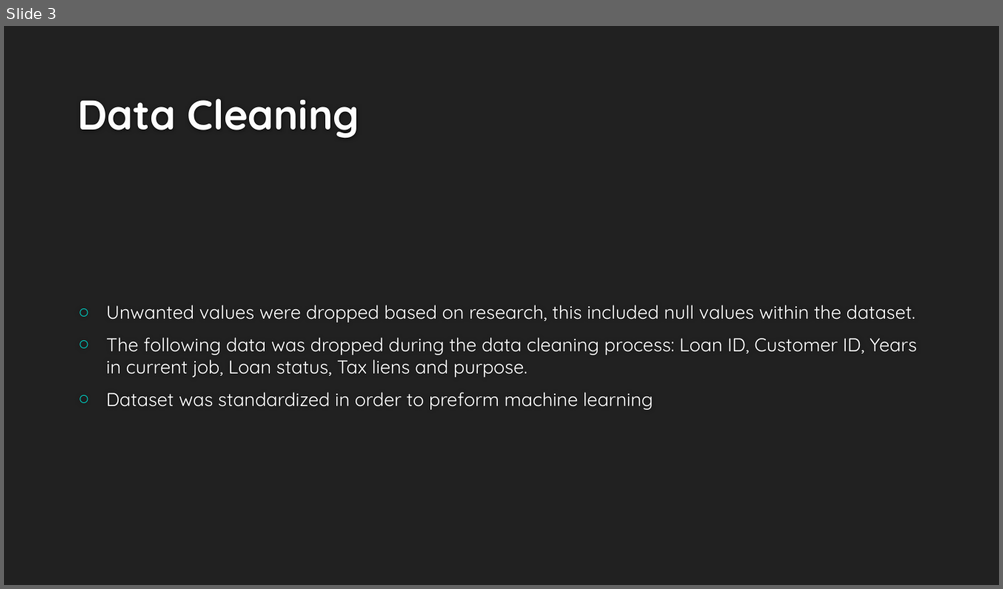
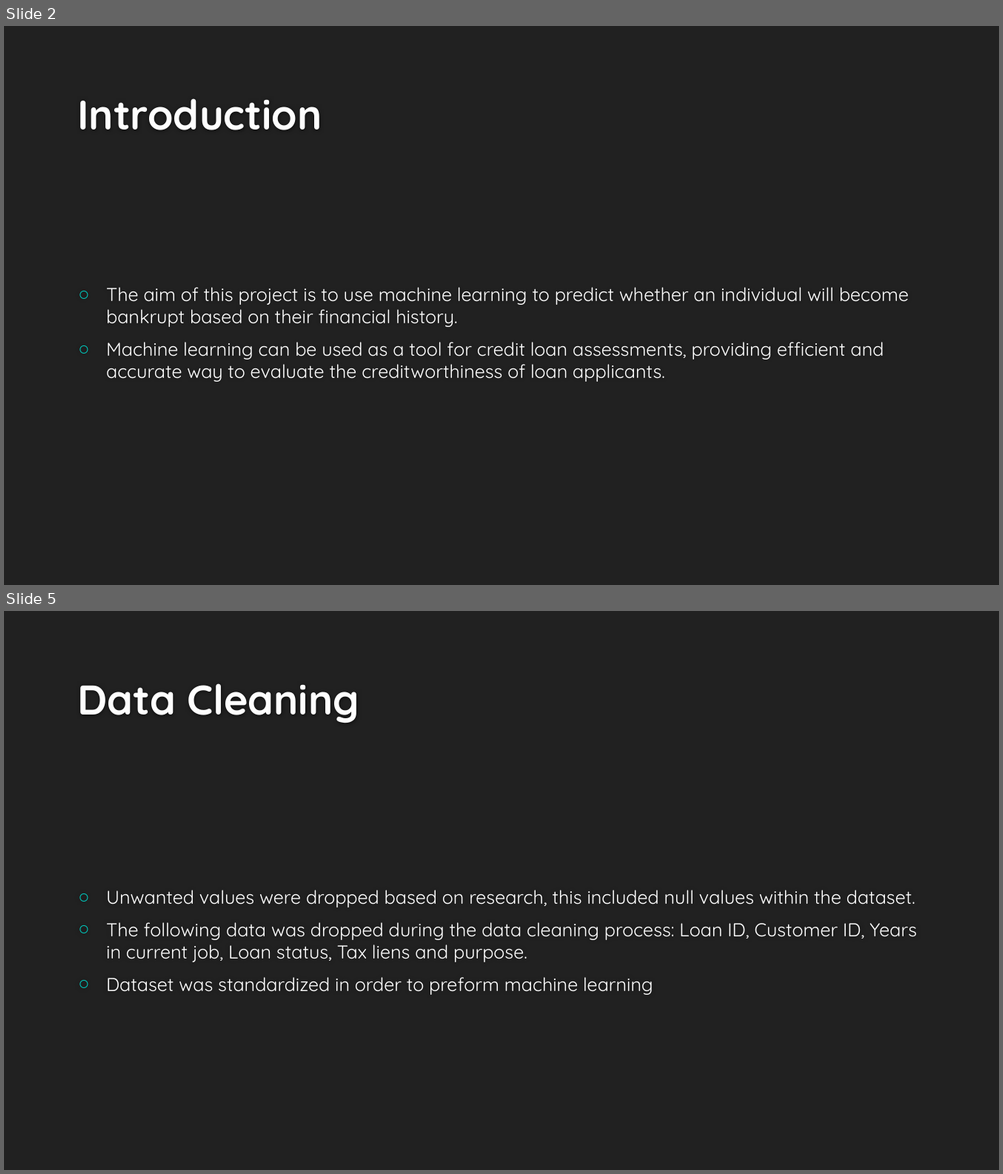
Before and after one commit to KavishNaran/Loan-risk---machine-learning, a slide deck: Credit Loan Presentation.pptx. Shown one above the other, each under a label of ours: slide 3 before the commit, slides 2 and 5 after it; the slides between them are not shown. The pictures are 1003x589 and 1003x1174 pixels, drawn with LibreOffice and Linux fonts; fonts in the diff are those of the drawing; background and template pictures are left out. Boxes give left, top, right and bottom in pixels: in the first picture for what was removed or moved away, otherwise in the second. Text is boxed around its words. In the diff, an @@ line names an element or a change of style, - is before the commit and + after.

```diff
--- a/Credit Loan Presentation.pptx
+++ b/Credit Loan Presentation.pptx
@@ slide 2 added at box(4, 26, 999, 585), background #212121 @@
@@ title added at box(77, 99, 321, 130), 40 pt, text #FEFEFE, bold @@
+Introduction
@@ text added at box(106, 287, 908, 382), 18 pt, text #FFFFFF @@
+○ The aim of this project is to use machine learning to predict whether an individual will become bankrupt based on their financial history.
+○ Machine learning can be used as a tool for credit loan assessments, providing efficient and accurate way to evaluate the creditworthiness of loan applicants.
@@ what was slide 3 is now slide 5 @@
```
Also in this commit, not shown: 5 slides changed, 2 other slides added, 1 slide removed.
